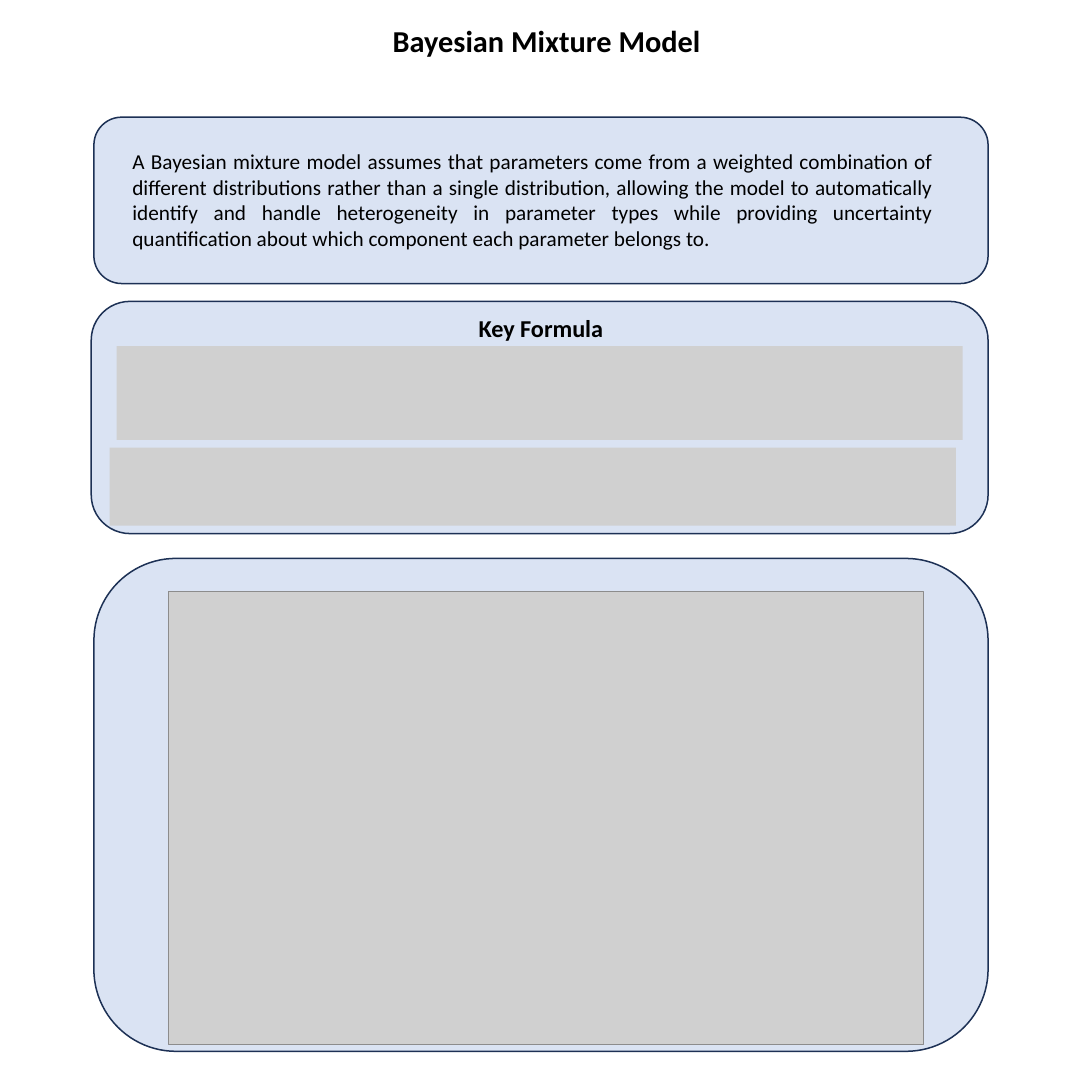
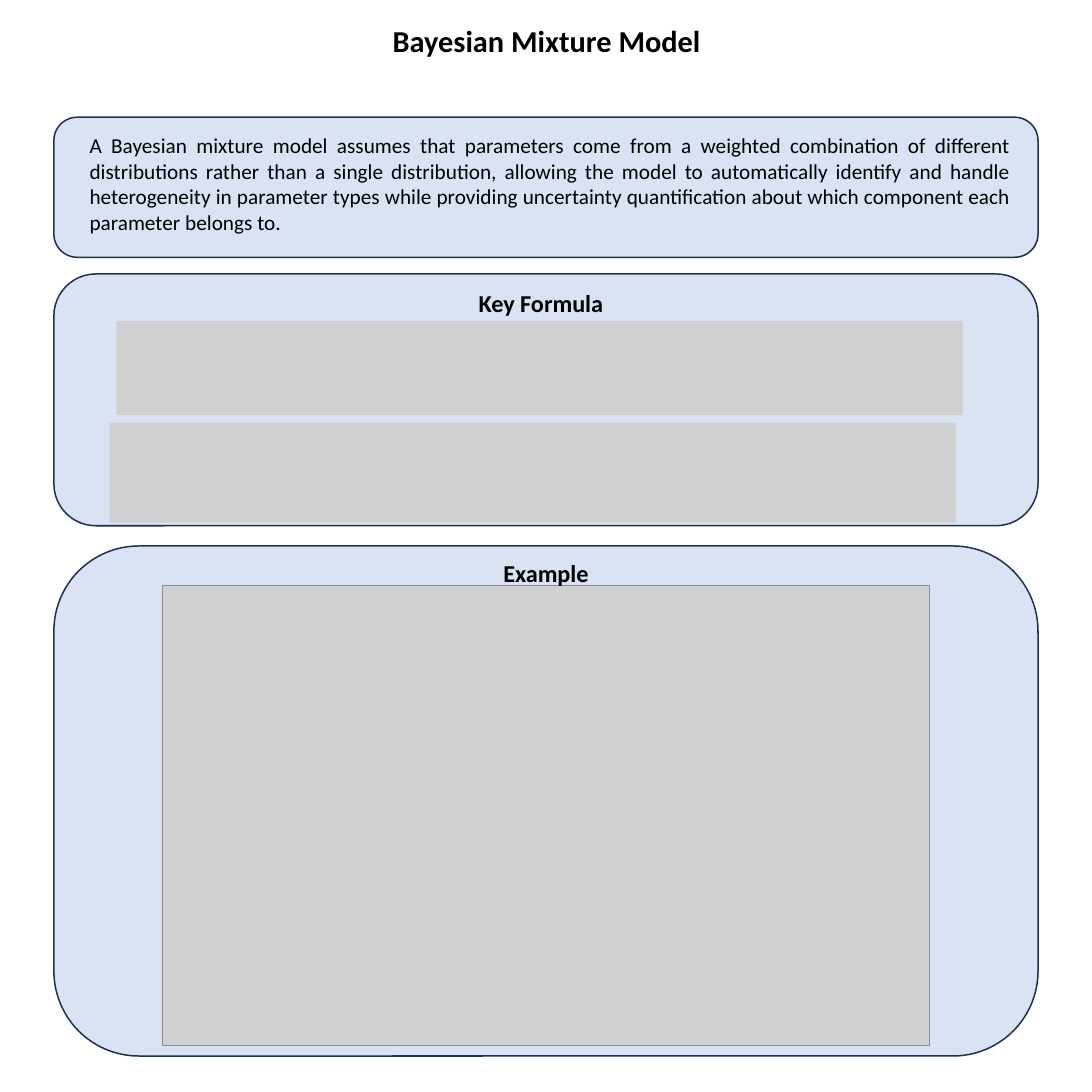
Before and after one commit to StatFunGen/statgen-prerequisites, a slide deck: slide 27 of graphical_summary/slides.pptx. Drawn at 1092x1092 pixels with LibreOffice and Linux fonts; fonts in the diff are those of the drawing; grey boxes stand for pictures. Boxes give left, top, right and bottom in pixels: in the first picture for what was removed or moved away, otherwise in the second. Text is boxed around its words. In the diff, an @@ line names an element or a change of style, - is before the commit and + after.

```diff
--- a/graphical_summary/slides.pptx
+++ b/graphical_summary/slides.pptx
@@ rounded rectangle: place and size @@
-rounded rectangle at [94, 117, 988, 283]
+rounded rectangle at [54, 117, 1037, 257]
@@ text "A Bayesian mixture model assumes ..." rewrapped from [132, 154, 932, 250] to [90, 138, 1009, 234] @@
@@ rounded rectangle: place and size @@
-rounded rectangle at [92, 301, 988, 534]
+rounded rectangle at [54, 274, 1037, 526]
@@ text "Key Formula": place and size @@
-text "Key Formula" at [479, 320, 603, 341]
+text "Key Formula" at [479, 295, 603, 316]
@@ picture: place and size @@
-picture at [117, 346, 963, 440]
+picture at [117, 321, 963, 415]
@@ picture: place and size @@
-picture at [109, 448, 956, 526]
+picture at [109, 423, 956, 522]
@@ rounded rectangle: place and size @@
-rounded rectangle at [94, 558, 988, 1051]
+rounded rectangle at [54, 546, 1037, 1056]
@@ text added at [503, 565, 588, 586], 16 pt, text #000000, bold @@
+Example
@@ picture: place and size @@
-picture at [168, 592, 923, 1045]
+picture at [163, 585, 929, 1045]
```
Also in this commit, not shown: 1 other slide changed, 6 other files.
